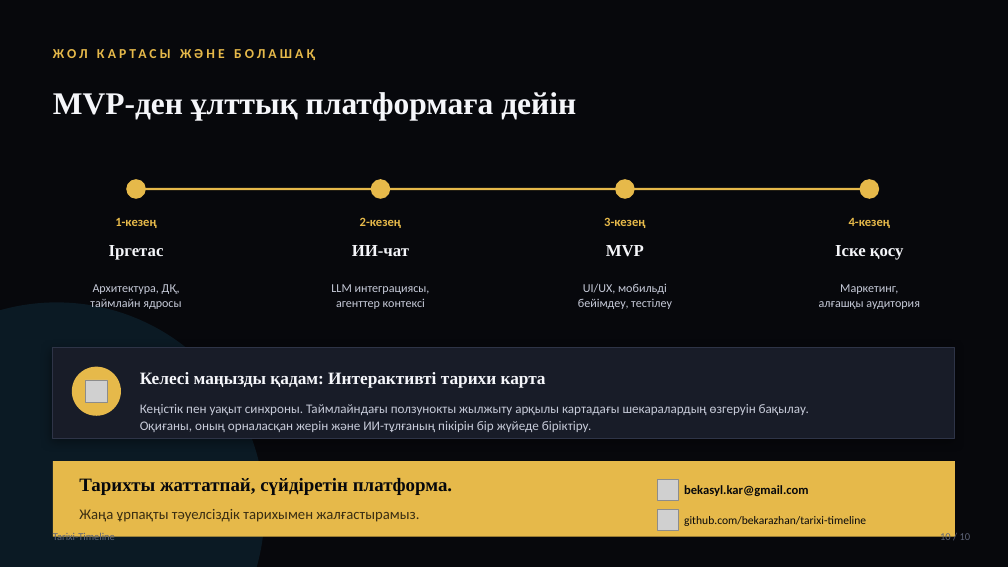
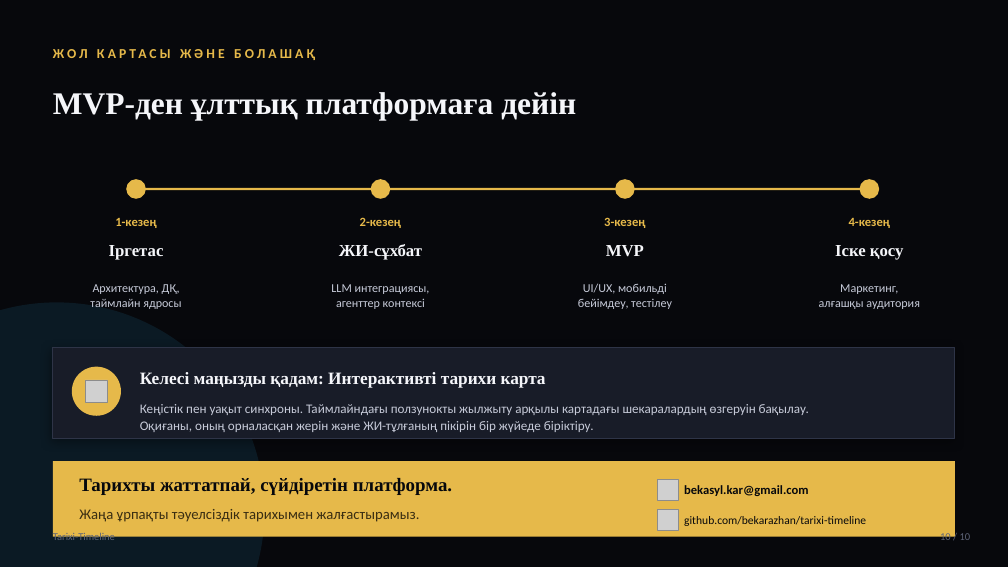
Before and after one commit to bekarazhan/tarixi-timeline, a slide deck: slide 10 of grant-presentation/Tarixi-Timeline_Tauelsizdik_urpaqtary.pptx. Drawn at 1008x567 pixels with LibreOffice and Linux fonts; fonts in the diff are those of the drawing; grey boxes stand for pictures. Boxes give left, top, right and bottom in pixels: in the first picture for what was removed or moved away, otherwise in the second. Text is boxed around its words. In the diff, an @@ line names an element or a change of style, - is before the commit and + after.

```diff
--- a/grant-presentation/Tarixi-Timeline_Tauelsizdik_urpaqtary.pptx
+++ b/grant-presentation/Tarixi-Timeline_Tauelsizdik_urpaqtary.pptx
@@ text at <box>339,244,422,260</box>: text changed @@
-ИИ-чат
+ЖИ-сұхбат
@@ text at <box>140,404,809,432</box>: text changed @@
-Кеңістік пен уақыт синхроны. Таймлайндағы ползунокты жылжыту арқылы картадағы шекаралардың өзгеруін бақылау. Оқиғаны, оның орналасқан жерін және ИИ-тұлғаның пікірін бір жүйеде біріктіру.
+Кеңістік пен уақыт синхроны. Таймлайндағы ползунокты жылжыту арқылы картадағы шекаралардың өзгеруін бақылау. Оқиғаны, оның орналасқан жерін және ЖИ-тұлғаның пікірін бір жүйеде біріктіру.
```
Also in this commit, not shown: 7 other slides changed, 1 other file.
